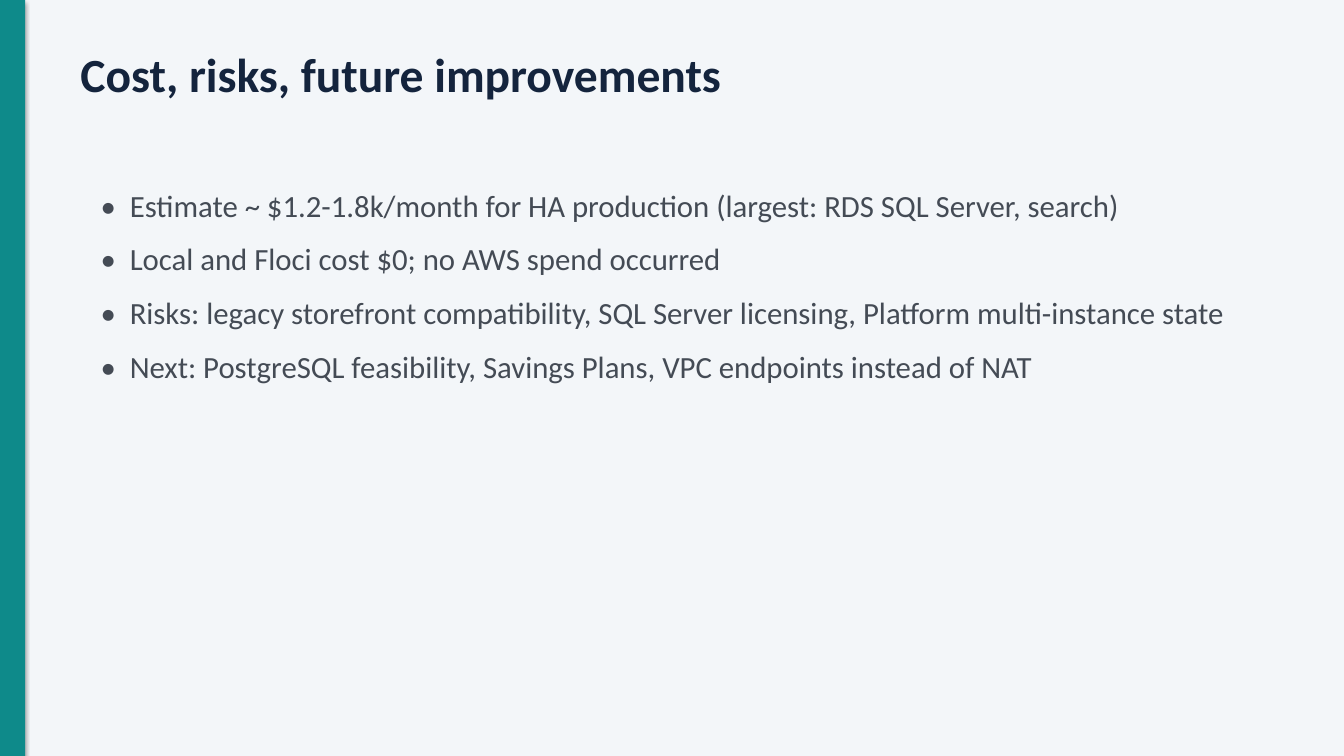
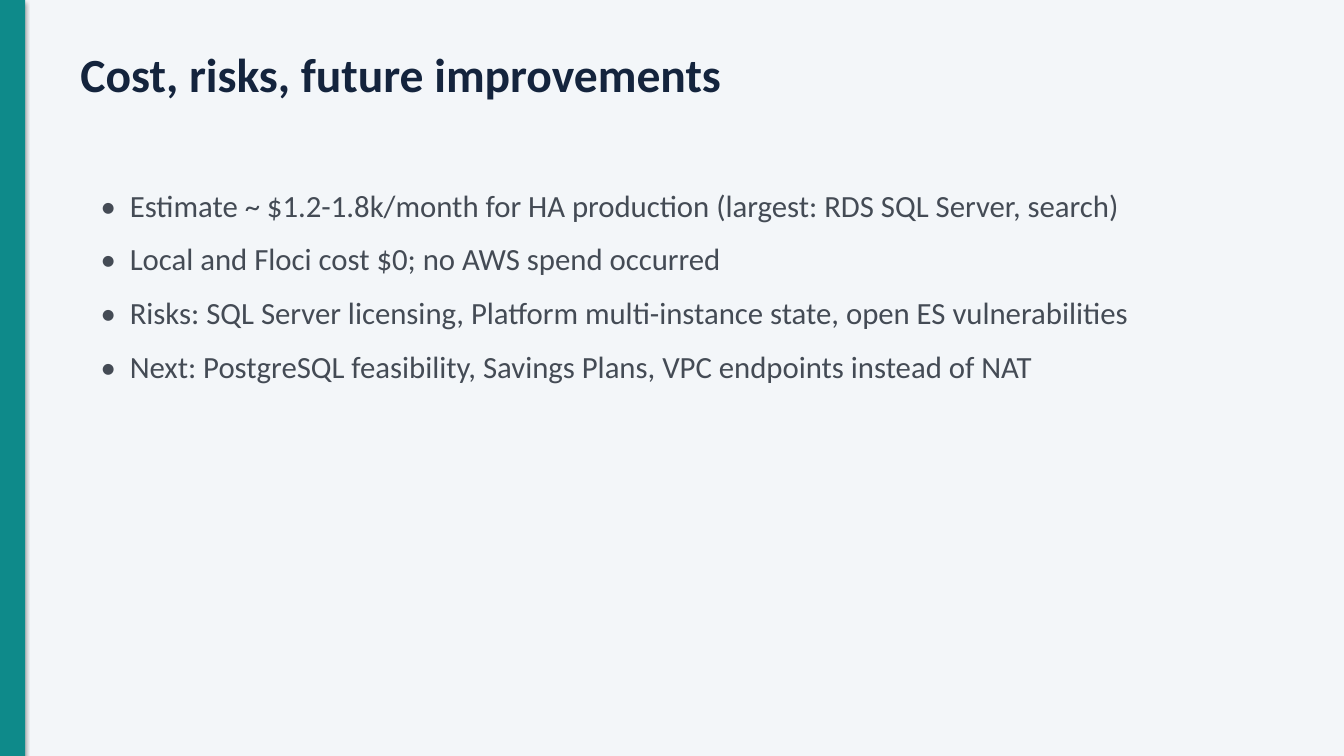
Before and after one commit to dussashivani/Project_Virto-Commerce-Platform_, a slide deck: slide 10 of docs/presentation/Virto-AWS-DevOps-presentation.pptx. Drawn at 1344x756 pixels with LibreOffice and Linux fonts; fonts in the diff are those of the drawing. Boxes give left, top, right and bottom in pixels: in the first picture for what was removed or moved away, otherwise in the second. Text is boxed around its words. In the diff, an @@ line names an element or a change of style, - is before the commit and + after.

```diff
--- a/docs/presentation/Virto-AWS-DevOps-presentation.pptx
+++ b/docs/presentation/Virto-AWS-DevOps-presentation.pptx
@@ text at box(130, 302, 1128, 330): text changed @@
-• Risks: legacy storefront compatibility, SQL Server licensing, Platform multi-instance state
+• Risks: SQL Server licensing, Platform multi-instance state, open ES vulnerabilities
```
Also in this commit, not shown: 8 other slides changed.
